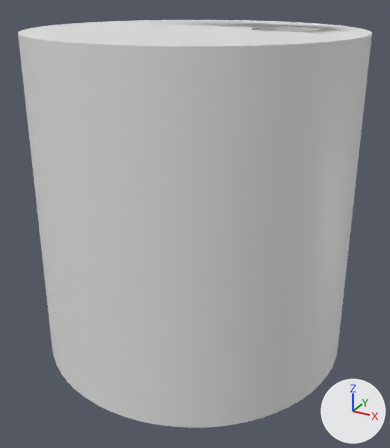
Renders of the FBX model Nordex Game/Assets/Materials/Room/Room.fbx from each side of a commit.
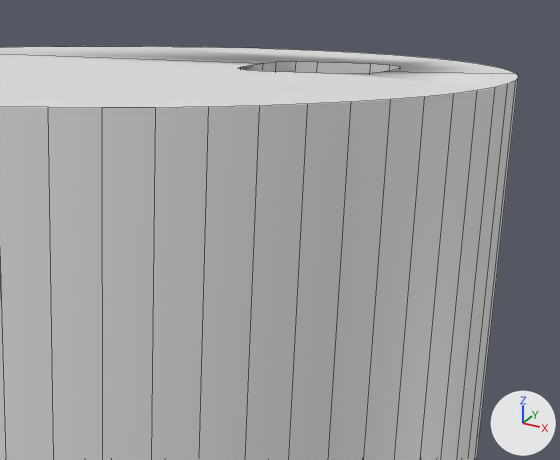
Old and new are each drawn whole from a 50 mm camera at (6.0, -10.91, 4.64) aimed at (0.14, -0.26, -0.68) and again close up on the part from 38% to 100% of the width and 0% to 44% of the height. The lights are fixed; the arrows at lower right show +X, +Y and +Z. The close-ups show mesh edges as thin lines.
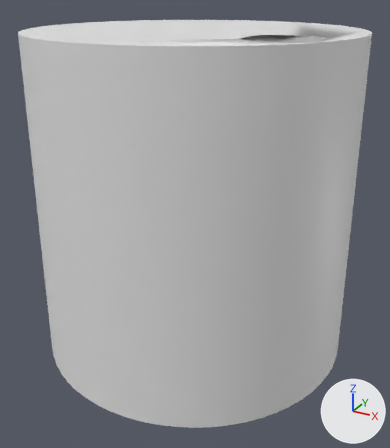
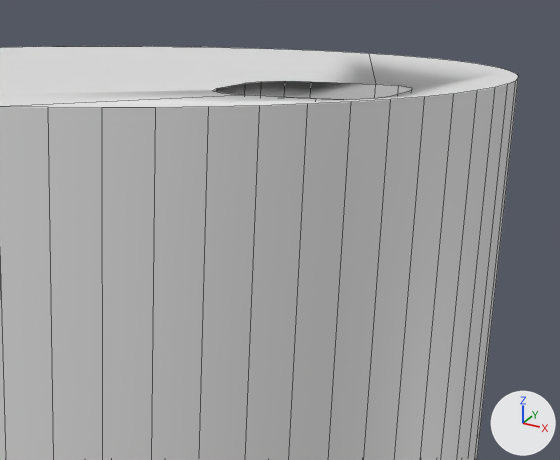
What differs and where, as boxes (x1, y1, x2, y2) in the close-ups (560 x 460 px; the box of a moved part takes in the faces that stretch with it):
'Cylinder', reshaped, turned
    both: (0, 46, 518, 460)
part 1 of me_cylinder, moved or reshaped
    both: (0, 46, 518, 108)

Edits to the bpy script that builds the scene:
```text
Change me_cylinder:
    where me_cylinder.from_pydata(...)  # 160 vertices, 83 faces; spans x -3.8..3.8, y -3.8..3.8, z -3.8..3.8
    used by ob_cylinder; location = (0.0, 0.0, 0.0); rotation_euler = (1.571, 0.0, 0.0), in degrees (90, 0, 0)
    me_cylinder part 1: all 32 vertices in x 1.01..2.39, y 3.66..3.8, z -1.73..-0.36 are moved by (-0.47, 0.0, -1.43)
Change ob_cylinder:
    ob_cylinder.rotation_euler: (1.571, 0.0, 0.0) -> (1.571, 0.0, -1.571)  # degrees (90, 0, 0) -> degrees (90, 0, -90)
```
